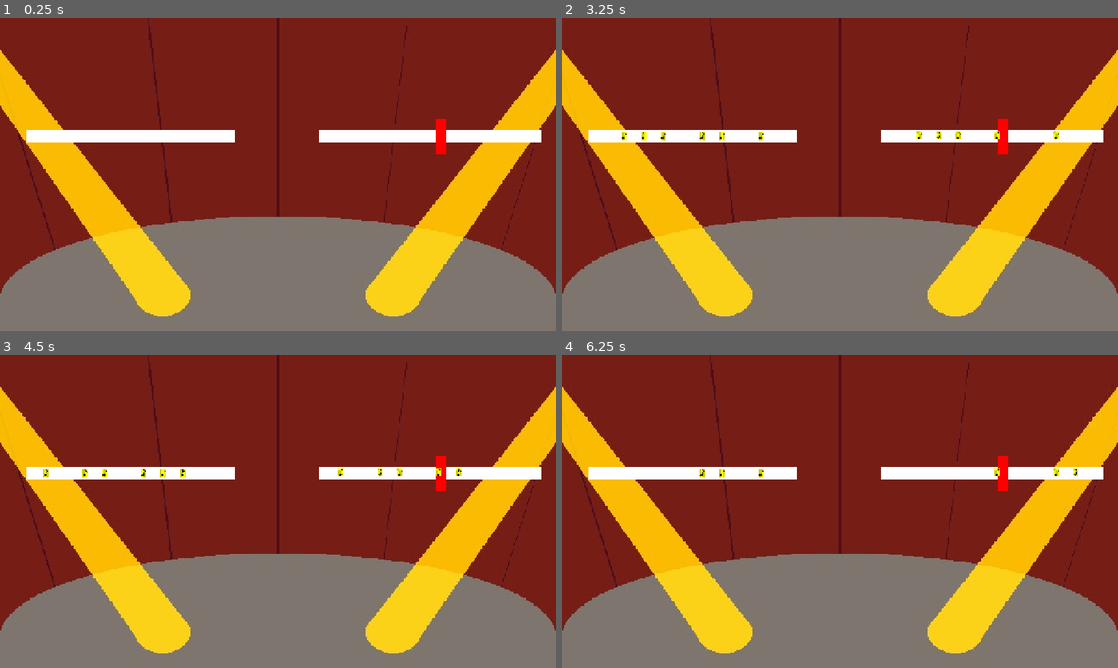
Above: before the commit, frames 1-4 (two rows, left to right).
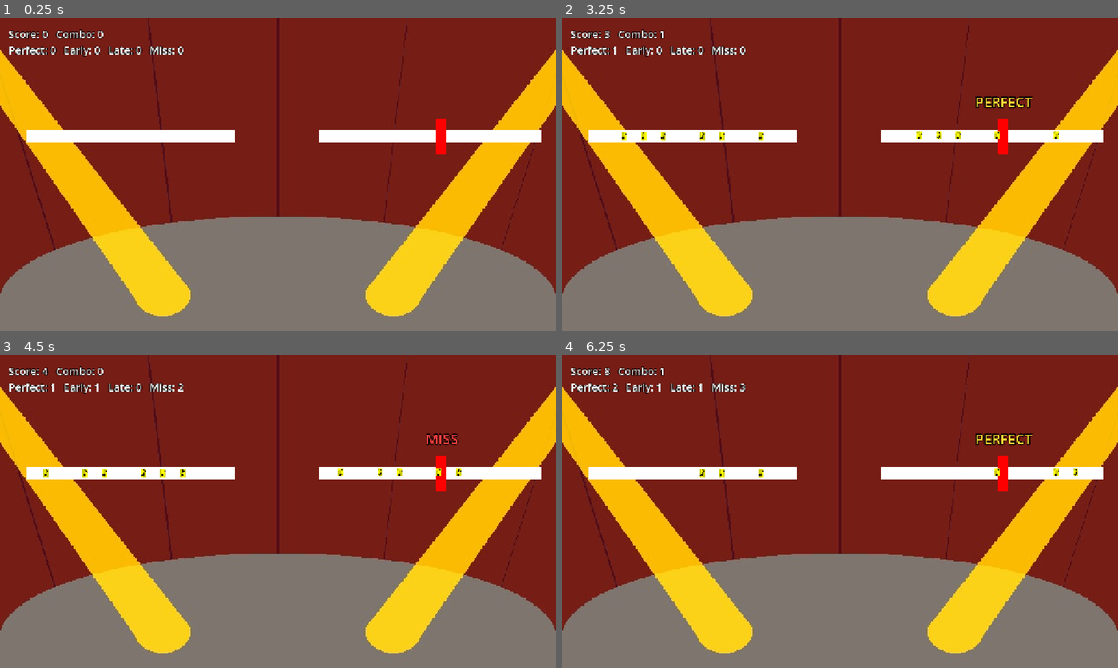
Above: after the commit, the same moments.

Repository: CAHSI-Game-Studios/CGS-project
Game: Godot game, scene res://games/gameB/scenes/CollisionDemo.tscn
The game is run twice, just before and just after one commit, with the same random seed, the same clock (stepped at 60 frames per second) and the same inputs. This scene is started directly instead of the project's main scene.
Inputs (mouse positions are in pixels of both pictures, inside the frame that each line leads up to):
- Up to frame 1 (0.25 s): no input
- Up to frame 2 (3.25 s): tap Enter (ui_accept) at 0.5, 0.77, 1.52, 3.02 s; move the mouse to (962, 158) at 0.52 s; hold W (move_up) 0.53-1.28 s; tap D (d_note) at 0.6 s; click (962, 158) at 0.67 s; move the mouse to (728, 190) at 1.27 s; hold S (move_down) 1.28-2.03 s; tap J (j_note) at 1.35 s; click (728, 190) at 1.42 s; move the mouse to (895, 105) at 2.02 s; hold W (move_up) from 2.03 s (still down); tap K (k_note) at 2.1 s; click (895, 105) at 2.17 s; move the mouse to (812, 237) at 2.77 s; tap T (open_terminal) at 2.85 s; click (812, 237) at 2.92 s
- Up to frame 3 (4.5 s): move the mouse to (444, 558) at 3.52 s; release W (move_up) at 3.53 s; hold A (move_left) from 3.53 s (still down); tap D (d_note) at 3.6 s; click (444, 558) at 3.67 s; tap Enter (ui_accept) at 3.77 s; move the mouse to (111, 464) at 4.27 s; tap J (j_note) at 4.35 s; click (111, 464) at 4.42 s
- Up to frame 4 (6.25 s): tap Enter (ui_accept) at 4.52, 6.02 s; move the mouse to (867, 511) at 5.02 s; release A (move_left) at 5.03 s; hold S (move_down) 5.03-5.78 s; tap K (k_note) at 5.1 s; click (867, 511) at 5.17 s; move the mouse to (756, 433) at 5.77 s; hold W (move_up) from 5.78 s (still down); tap T (open_terminal) at 5.85 s; click (756, 433) at 5.92 s

The runs differ from the first frame. In frame 1, 0.8% of the frame differs, in the area x 1-33%, y 3-13%; in frame 2, 1.2%, in the area x 1-85%, y 3-30%; in frame 3, 1.0%; in frame 4, 1.1%.

Commit message:
Added early/perfect/late scoring and score display to Game B

Diff:
--- a/src/games/gameB/scenes/CollisionDemo.tscn
+++ b/src/games/gameB/scenes/CollisionDemo.tscn
@@ -82,6 +82,35 @@
 
 [node name="WaitTimer" type="Timer" parent="." unique_id=1874046574]
 
+[node name="ScoreDisplay" type="Control" parent="." unique_id=1402917735]
+layout_mode = 3
+anchors_preset = 0
+offset_right = 1280.0
+offset_bottom = 720.0
+mouse_filter = 2
+
+[node name="ScoreLabel" type="Label" parent="ScoreDisplay" unique_id=1402917736]
+layout_mode = 0
+offset_left = 20.0
+offset_top = 20.0
+offset_right = 720.0
+offset_bottom = 90.0
+theme_override_colors/font_outline_color = Color(0, 0, 0, 1)
+theme_override_constants/outline_size = 6
+theme_override_font_sizes/font_size = 24
+text = "Score: 0"
+
+[node name="JudgementLabel" type="Label" parent="ScoreDisplay" unique_id=1402917737]
+layout_mode = 0
+offset_left = 916.5
+offset_top = 170.0
+offset_right = 1116.5
+offset_bottom = 215.0
+theme_override_colors/font_outline_color = Color(0, 0, 0, 1)
+theme_override_constants/outline_size = 8
+theme_override_font_sizes/font_size = 32
+horizontal_alignment = 1
+
 [node name="PauseMenu" parent="." unique_id=2007257531 instance=ExtResource("3_h4u7c")]
 
 [connection signal="area_entered" from="Lanes/Lane1/Target" to="." method="_on_target_area_entered"]
--- a/src/games/gameB/scripts/CollisionDemo.gd
+++ b/src/games/gameB/scripts/CollisionDemo.gd
@@ -28,6 +28,29 @@
 var enemy_score := 0
 var frequency = 300
 
+#Timing judgement: how far (in seconds) the note is from the hit line when pressed.
+#Inside perfect_window = PERFECT, before the line = EARLY, past the line = LATE.
+@export var perfect_window: float = 0.04
+@export var perfect_points: int = 3
+@export var early_late_points: int = 1
+
+const JUDGEMENT_COLORS := {
+	"PERFECT": Color(1, 0.85, 0.2),
+	"EARLY": Color(0.4, 0.8, 1),
+	"LATE": Color(1, 0.55, 0.2),
+	"MISS": Color(1, 0.25, 0.25),
+}
+
+var perfect_count := 0
+var early_count := 0
+var late_count := 0
+var miss_count := 0
+var combo := 0
+var judgement_tween: Tween
+
+@onready var score_label: Label = $ScoreDisplay/ScoreLabel
+@onready var judgement_label: Label = $ScoreDisplay/JudgementLabel
+
 func _ready() -> void:
 	$NoteTimer.wait_time = 1/(frequency / bpm)
 	$NoteTimer.start()
@@ -41,6 +64,8 @@
 	var hit_line: Area2D = $HitLine
 	hit_line.area_entered.connect(_on_hit_area_entered)
 	hit_line.area_exited.connect(_on_hit_area_exited)
+	judgement_label.modulate.a = 0.0
+	_update_score_display()
 
 func _physics_process(delta: float) -> void:
 	if Input.is_action_just_pressed(action):
@@ -55,13 +80,48 @@
 				var lane_index: int = notes[i][1]
 				if lane_index != 1:
 					break
+				_judge_hit(area)
 				notes.remove_at(i)
 				overlapping_notes.erase(area)
 				area.kill()
 				_on_note_despawn()
-				score += 1
 				note_collided.emit(lane_index)
 				return
+
+func _judge_hit(area: Area2D) -> void:
+	var offset_sec: float = (area.global_position.x - $HitLine.global_position.x) / note_speed
+	if absf(offset_sec) <= perfect_window:
+		perfect_count += 1
+		score += perfect_points
+		_register_judgement("PERFECT")
+	elif offset_sec < 0.0:
+		early_count += 1
+		score += early_late_points
+		_register_judgement("EARLY")
+	else:
+		late_count += 1
+		score += early_late_points
+		_register_judgement("LATE")
+
+func _register_miss() -> void:
+	miss_count += 1
+	_register_judgement("MISS")
+
+func _register_judgement(judgement: String) -> void:
+	combo = 0 if judgement == "MISS" else combo + 1
+	judgement_label.text = judgement
+	judgement_label.modulate = JUDGEMENT_COLORS[judgement]
+	if judgement_tween:
+		judgement_tween.kill()
+	judgement_tween = create_tween()
+	judgement_tween.tween_interval(0.3)
+	judgement_tween.tween_property(judgement_label, "modulate:a", 0.0, 0.3)
+	_update_score_display()
+
+func _update_score_display() -> void:
+	score_label.text = "Score: %d   Combo: %d\nPerfect: %d   Early: %d   Late: %d   Miss: %d" % [
+		score, combo, perfect_count, early_count, late_count, miss_count
+	]
 
 func _spawn_note(lane_index: int) -> void:
 	var notei = note.instantiate()
@@ -121,5 +181,11 @@
 
 
 func _on_target2_area_entered(area: Area2D) -> void:
+	overlapping_notes.erase(area)
+	for i in range(notes.size()):
+		if notes[i][0] == area:
+			notes.remove_at(i)
+			break
+	_register_miss()
 	area.kill()
 	_on_note_despawn()
